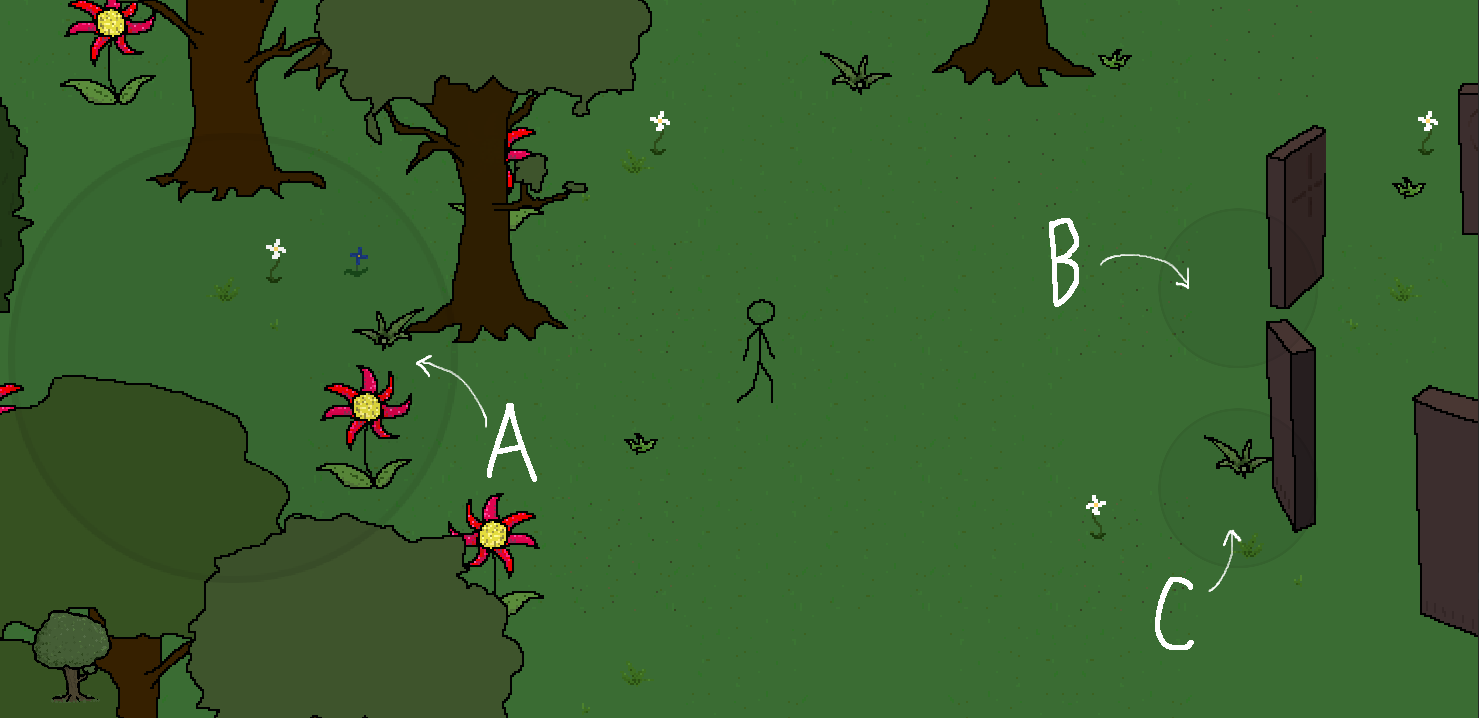
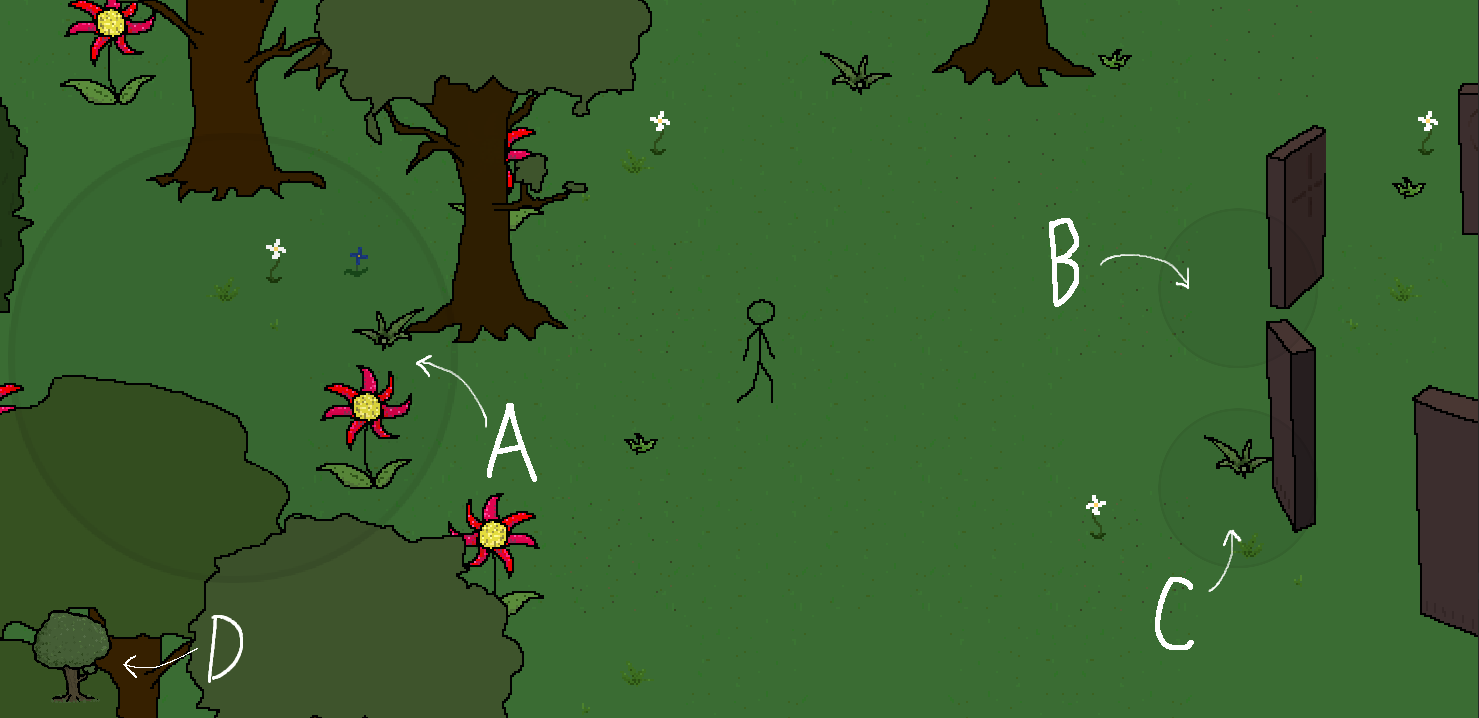
Comparing the layer stacks of the two 1479×718 images. Changes:
painted on "chair" over [123, 615, 243, 683]
